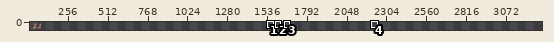
One commit to this sprite sheet: assets/characters/abram.png. Above, an overview of the earlier version with the close-up marked.
Close-up. Before the edit:
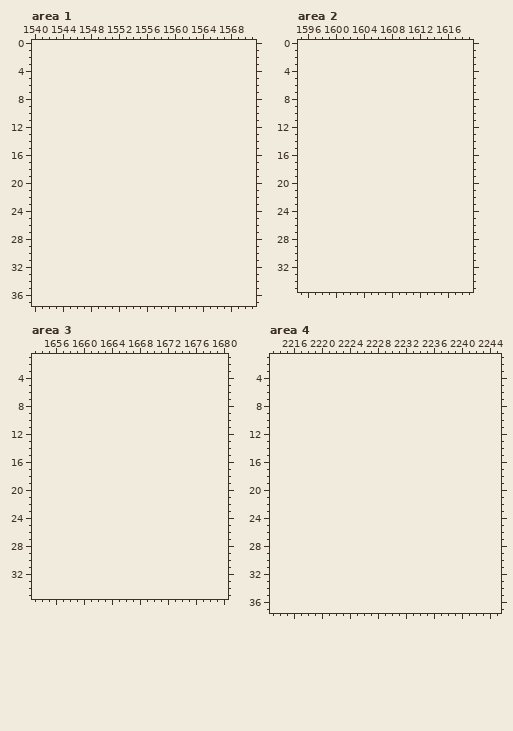
The file is 64x32 pixels. Colours within 5 levels of each other are drawn and written as one. Shown: area 1: x 1540..1571, y 0..37; area 2: x 1595..1619, y 0..35; area 3: x 1653..1680, y 1..35; area 4: x 2213..2245, y 1..37. The old version is drawn lined up with the new one, on the new canvas. The wide view leaves out empty margins. The commit also changed other parts of the picture, which this record leaves out.
Palette (. is transparent): 
After:
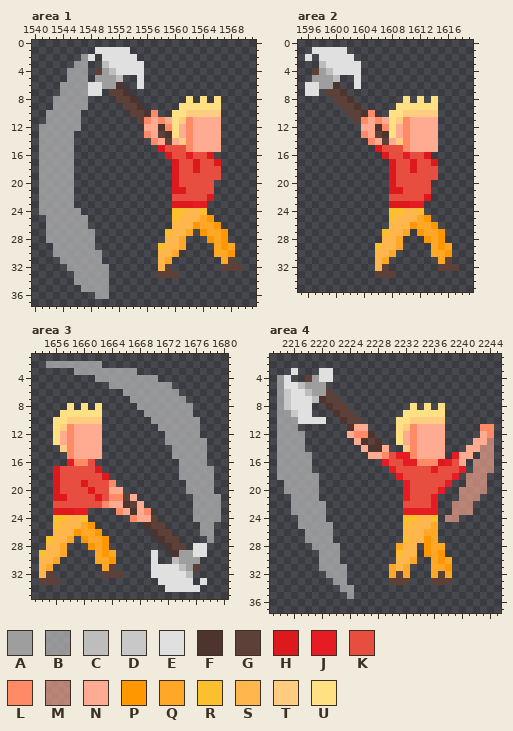
Colours new in this view: A #9e9e9e  B #bdbdbdaf  C #bdbdbd  D #c8c8c8  E #e0e0e0  F #4e342e  G #5d4037  H #dd191d  J #e51c23  K #e84e40  L #ff8a65  M #ffab919e  N #ffab91  P #ff9800  Q #ffa726  R #fbc02d  S #ffb74d  T #ffcc80  U #ffe082
Diff:
canvas 64x32 -> 3312x42, the old top-left corner now at 24,5
Area 1:
y 1: x 1549..1553 ..... -> EEEEE
y 2: x 1547..1548 .. -> BE; x 1550..1554 ..... -> EEEEE
y 3: x 1546..1547 .. -> BB; x 1550..1555 ...... -> CEEEEE
y 4: x 1545..1547 ... -> BBB; x 1549..1555 ....... -> GACEEEE
y 5: x 1545..1547 ... -> BBB; x 1549..1552 .... -> AAAC; x 1555 . -> E
y 6: x 1544..1552 ......... -> BBBBEEAAF; x 1555 . -> E
y 7: x 1544..1549 ...... -> BBBBEE; x 1551..1553 ... -> GGF
y 8: x 1543..1547 ..... -> BBBBB; x 1552..1554 ... -> GGF; x 1562 . -> U; x 1564 . -> U; x 1566 . -> U
y 9: x 1543..1547 ..... -> BBBBB; x 1553..1555 ... -> GGF; x 1561..1566 ...... -> UUUUUU
y 10: x 1542..1546 ..... -> BBBBB; x 1554..1557 .... -> GGFL; x 1560..1566 ....... -> UUTTTTT
y 11: x 1542..1546 ..... -> BBBBB; x 1555..1566 ............ -> GLNLNUTLNNNN
y 12: x 1541..1546 ...... -> BBBBBB; x 1556..1566 ........... -> NNFLUNLNNNN
y 13: x 1541..1545 ..... -> BBBBB; x 1556..1566 ........... -> LNGFUNLNNNN
y 14: x 1541..1545 ..... -> BBBBB; x 1557..1566 .......... -> LNGNTLNNNN
y 15: x 1541..1545 ..... -> BBBBB; x 1558..1566 ......... -> HKKKLNNNN
y 16: x 1541..1545 ..... -> BBBBB; x 1559..1565 ....... -> HKKJKKH
y 17: x 1541..1545 ..... -> BBBBB; x 1560..1566 ....... -> HKKHKKH
y 18: x 1541..1545 ..... -> BBBBB; x 1560..1566 ....... -> HKKHKKK
y 19: x 1541..1545 ..... -> BBBBB; x 1560..1566 ....... -> HKKKKKK
y 20: x 1541..1545 ..... -> BBBBB; x 1560..1565 ...... -> HKKKKK
y 21: x 1541..1545 ..... -> BBBBB; x 1560..1565 ...... -> HHKKKK
y 22: x 1541..1545 ..... -> BBBBB; x 1560..1565 ...... -> KKKKKH
y 23: x 1541..1545 ..... -> BBBBB; x 1560..1564 ..... -> HHHJJ
y 24: x 1541..1546 ...... -> BBBBBB; x 1560..1564 ..... -> RRSSR
y 25: x 1542..1547 ...... -> BBBBBB; x 1560..1565 ...... -> RSSSQP
y 26: x 1542..1547 ...... -> BBBBBB; x 1560..1566 ....... -> SSSPQQP
y 27: x 1542..1548 ....... -> BBBBBBB; x 1559..1562 .... -> RSSQ; x 1564..1567 .... -> PQQP
y 28: x 1542..1548 ....... -> BBBBBBB; x 1559..1561 ... -> SSQ; x 1565..1567 ... -> PQP
y 29: x 1543..1548 ...... -> BBBBBB; x 1558..1561 .... -> RSSQ; x 1566..1568 ... -> QPQ
y 30: x 1543..1549 ....... -> BBBBBBB; x 1558..1560 ... -> SSQ; x 1566..1568 ... -> QQP
y 31: x 1544..1549 ...... -> BBBBBB; x 1558..1559 .. -> SQ; x 1567..1568 .. -> QG
y 32: x 1545..1550 ...... -> BBBBBB; x 1558..1559 .. -> SG; x 1567..1569 ... -> GGG
y 33: x 1546..1550 ..... -> BBBBB; x 1558..1560 ... -> GGG
y 34: x 1546..1550 ..... -> BBBBB
y 35: x 1547..1550 .... -> BBBB
y 36: x 1549..1550 .. -> BB
Area 2:
y 1: x 1597..1601 ..... -> EEEEE
y 2: x 1596 . -> E; x 1598..1602 ..... -> EEEEE
y 3: x 1598..1603 ...... -> CEEEEE
y 4: x 1597..1603 ....... -> GACEEEE
y 5: x 1597..1600 .... -> AAAC; x 1603 . -> E
y 6: x 1596..1600 ..... -> EEAAF; x 1603 . -> E
y 7: x 1596..1597 .. -> EE; x 1599..1601 ... -> GGF
y 8: x 1600..1602 ... -> GGF; x 1610 . -> U; x 1612 . -> U; x 1614 . -> U
y 9: x 1601..1603 ... -> GGF; x 1609..1614 ...... -> UUUUUU
y 10: x 1602..1605 .... -> GGFL; x 1608..1614 ....... -> UUTTTTT
y 11: x 1603..1614 ............ -> GLNLNUTLNNNN
y 12: x 1604..1614 ........... -> NNFLUNLNNNN
y 13: x 1604..1614 ........... -> LNGFUNLNNNN
y 14: x 1605..1614 .......... -> LNGNTLNNNN
y 15: x 1606..1614 ......... -> HKKKLNNNN
y 16: x 1607..1613 ....... -> HKKJKKH
y 17: x 1608..1614 ....... -> HKKHKKH
y 18: x 1608..1614 ....... -> HKKHKKK
y 19: x 1608..1614 ....... -> HKKKKKK
y 20: x 1608..1613 ...... -> HKKKKK
y 21: x 1608..1613 ...... -> HHKKKK
y 22: x 1608..1613 ...... -> KKKKKH
y 23: x 1608..1612 ..... -> HHHJJ
y 24: x 1608..1612 ..... -> RRSSR
y 25: x 1608..1613 ...... -> RSSSQP
y 26: x 1608..1614 ....... -> SSSPQQP
y 27: x 1607..1610 .... -> RSSQ; x 1612..1615 .... -> PQQP
y 28: x 1607..1609 ... -> SSQ; x 1613..1615 ... -> PQP
y 29: x 1606..1609 .... -> RSSQ; x 1614..1616 ... -> QPQ
y 30: x 1606..1608 ... -> SSQ; x 1614..1616 ... -> QQP
y 31: x 1606..1607 .. -> SQ; x 1615..1616 .. -> QG
y 32: x 1606..1607 .. -> SG; x 1615..1617 ... -> GGG
y 33: x 1606..1608 ... -> GGG
Area 3:
y 2: x 1655..1662 ........ -> BBBBBBBB
y 3: x 1659..1667 ......... -> BBBBBBBBB
y 4: x 1662..1670 ......... -> BBBBBBBBB
y 5: x 1664..1672 ......... -> BBBBBBBBB
y 6: x 1666..1673 ........ -> BBBBBBBB
y 7: x 1667..1674 ........ -> BBBBBBBB
y 8: x 1658 . -> U; x 1660 . -> U; x 1662 . -> U; x 1668..1675 ........ -> BBBBBBBB
y 9: x 1657..1662 ...... -> UUUUUU; x 1669..1675 ....... -> BBBBBBB
y 10: x 1656..1662 ....... -> UUTTTTT; x 1670..1676 ....... -> BBBBBBB
y 11: x 1656..1662 ....... -> UTLNNNN; x 1671..1676 ...... -> BBBBBB
y 12: x 1656..1662 ....... -> UNLNNNN; x 1672..1676 ..... -> BBBBB
y 13: x 1656..1662 ....... -> UNLNNNN; x 1672..1677 ...... -> BBBBBB
y 14: x 1657..1662 ...... -> TLNNNN; x 1673..1677 ..... -> BBBBB
y 15: x 1658..1662 ..... -> LNNNN; x 1673..1677 ..... -> BBBBB
y 16: x 1658..1661 .... -> JLLK; x 1674..1677 .... -> BBBB
y 17: x 1656..1662 ....... -> HKKKKKH; x 1674..1678 ..... -> BBBBB
y 18: x 1656..1663 ........ -> HKKKKKKH; x 1674..1678 ..... -> BBBBB
y 19: x 1656..1664 ......... -> HKKKHKKKL; x 1675..1678 .... -> BBBB
y 20: x 1656..1665 .......... -> HKKKKHKKNN; x 1675..1678 .... -> BBBB
y 21: x 1656..1667 ............ -> HHKKKKHKLLGN; x 1676..1679 .... -> BBBB
y 22: x 1656..1668 ............. -> KKKKKKKLNNFGN; x 1676..1679 .... -> BBBB
y 23: x 1656..1660 ..... -> HHHJJ; x 1665..1669 ..... -> LNFNL; x 1676..1679 .... -> BBBB
y 24: x 1656..1660 ..... -> RRSSR; x 1667..1670 .... -> LNNG; x 1676..1679 .... -> BBBB
y 25: x 1656..1661 ...... -> RSSSQP; x 1669..1671 ... -> FGG; x 1677..1678 .. -> BB
y 26: x 1656..1662 ....... -> SSSPQQP; x 1670..1672 ... -> FGG; x 1677..1678 .. -> BB
y 27: x 1655..1658 .... -> RSSQ; x 1660..1663 .... -> PQQP; x 1671..1673 ... -> FGG; x 1678 . -> B
y 28: x 1655..1657 ... -> SSQ; x 1661..1663 ... -> PQP; x 1672..1674 ... -> FGG; x 1676..1677 .. -> EE
y 29: x 1654..1657 .... -> RSSQ; x 1662..1664 ... -> QPQ; x 1670 . -> E; x 1673..1677 ..... -> FAAEE
y 30: x 1654..1656 ... -> SSQ; x 1662..1664 ... -> QQP; x 1670 . -> E; x 1673..1676 .... -> CAAA
y 31: x 1654..1655 .. -> SQ; x 1663..1664 .. -> QG; x 1670..1676 ....... -> EEEECAG
y 32: x 1654..1655 .. -> SG; x 1663..1665 ... -> GGG; x 1670..1675 ...... -> EEEEEC
y 33: x 1654..1656 ... -> GGG; x 1671..1675 ..... -> EEEEE; x 1677 . -> E
y 34: x 1672..1676 ..... -> EEEEE
Area 4:
y 3: x 2216 . -> E; x 2220..2221 .. -> EE
y 4: x 2214..2215 .. -> BE; x 2218..2221 .... -> GAEE
y 5: x 2214..2220 ....... -> BEECAAA
y 6: x 2214..2221 ........ -> BDEECAAG
y 7: x 2214..2222 ......... -> BDEEECFGG
y 8: x 2214..2218 ..... -> BDEEE; x 2221..2223 ... -> FGG; x 2233 . -> U; x 2235 . -> U; x 2237 . -> U
y 9: x 2214..2218 ..... -> BBDEE; x 2222..2224 ... -> FGG; x 2232..2237 ...... -> UUUUUU
y 10: x 2214..2220 ....... -> BBBEEEE; x 2223..2225 ... -> FGG; x 2231..2237 ....... -> UUTTTTT
y 11: x 2214..2216 ... -> BBB; x 2224..2226 ... -> FNN; x 2231..2237 ....... -> UTLNNNN; x 2243..2244 .. -> LL
y 12: x 2214..2217 .... -> BBBB; x 2224..2227 .... -> NLLF; x 2231..2237 ....... -> UNLNNNN; x 2243..2244 .. -> NL
y 13: x 2214..2217 .... -> BBBB; x 2225..2228 .... -> NFGF; x 2231..2237 ....... -> UNLNNNN; x 2242..2244 ... -> NNM
y 14: x 2214..2217 .... -> BBBB; x 2226..2229 .... -> NFFN; x 2232..2237 ...... -> TLNNNN; x 2241..2244 .... -> NNMM
y 15: x 2214..2218 ..... -> BBBBB; x 2227..2237 ........... -> NNLKJJLNNNN; x 2239..2241 ... -> JNN; x 2243..2244 .. -> MM
y 16: x 2214..2218 ..... -> BBBBB; x 2229..2240 ............ -> JKKJJLLLHJKN; x 2242..2244 ... -> MMM
y 17: x 2214..2218 ..... -> BBBBB; x 2230..2240 ........... -> JKKKKKJKKKJ; x 2242..2244 ... -> MMM
y 18: x 2214..2219 ...... -> BBBBBB; x 2231..2239 ......... -> JKKKKKKKJ; x 2241..2243 ... -> MMM
y 19: x 2215..2219 ..... -> BBBBB; x 2232..2238 ....... -> JKKKKKJ; x 2241..2243 ... -> MMM
y 20: x 2215..2219 ..... -> BBBBB; x 2232..2237 ...... -> JKKKKJ; x 2240..2243 .... -> MMMM
y 21: x 2216..2219 .... -> BBBB; x 2232..2236 ..... -> JKKKJ; x 2240..2242 ... -> MMM
y 22: x 2216..2220 ..... -> BBBBB; x 2232..2236 ..... -> KKKKJ; x 2239..2241 ... -> MMM
y 23: x 2216..2220 ..... -> BBBBB; x 2232..2236 ..... -> JJJJJ; x 2239..2241 ... -> MMM
y 24: x 2217..2220 .... -> BBBB; x 2232..2236 ..... -> RRSSR; x 2238..2239 .. -> MM
y 25: x 2217..2221 ..... -> BBBBB; x 2232..2236 ..... -> RSSSQ
y 26: x 2218..2221 .... -> BBBB; x 2232..2236 ..... -> SSSQQ
y 27: x 2218..2221 .... -> BBBB; x 2232..2236 ..... -> RSSPQ
y 28: x 2219..2222 .... -> BBBB; x 2231..2233 ... -> QSS; x 2235..2237 ... -> PQQ
y 29: x 2220..2222 ... -> BBB; x 2231..2233 ... -> RSS; x 2235..2237 ... -> PQP
y 30: x 2220..2222 ... -> BBB; x 2231..2233 ... -> SSQ; x 2236..2238 ... -> QPQ
y 31: x 2220..2223 .... -> BBBB; x 2230..2232 ... -> QSQ; x 2236..2238 ... -> QQP
y 32: x 2221..2223 ... -> BBB; x 2230..2232 ... -> QGQ; x 2236..2238 ... -> QGQ
y 33: x 2222..2223 .. -> BB; x 2230..2232 ... -> GGG; x 2236..2238 ... -> GGG
y 34: x 2223..2224 .. -> BB
y 35: x 2224 . -> B
Pixel boxes of the changes (left, top, right, bottom) in both close-ups:
added: (39, 47, 242, 299)
added: (305, 47, 459, 278)
added: (39, 361, 221, 592)
added: (277, 368, 494, 599)
